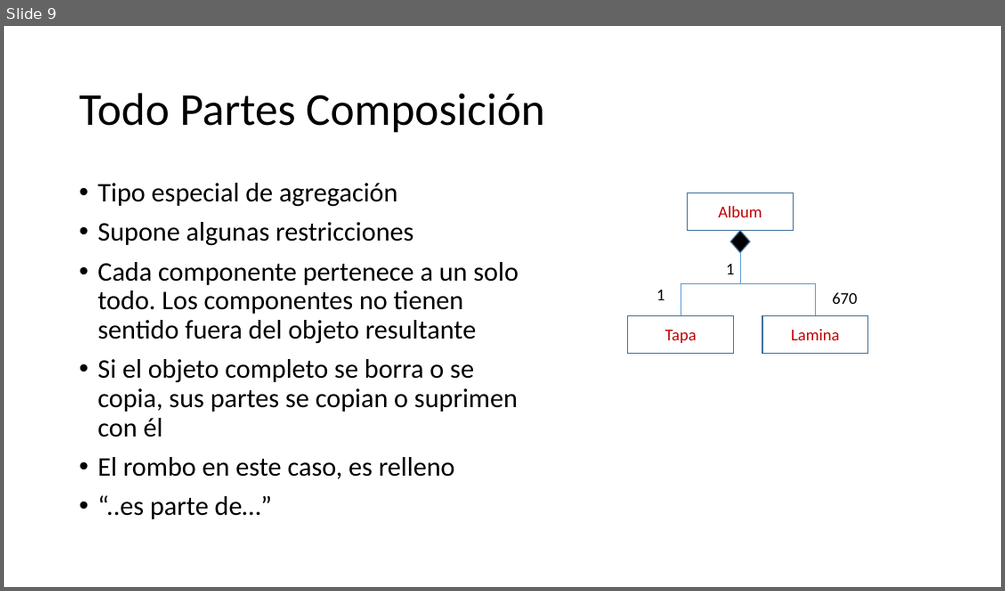
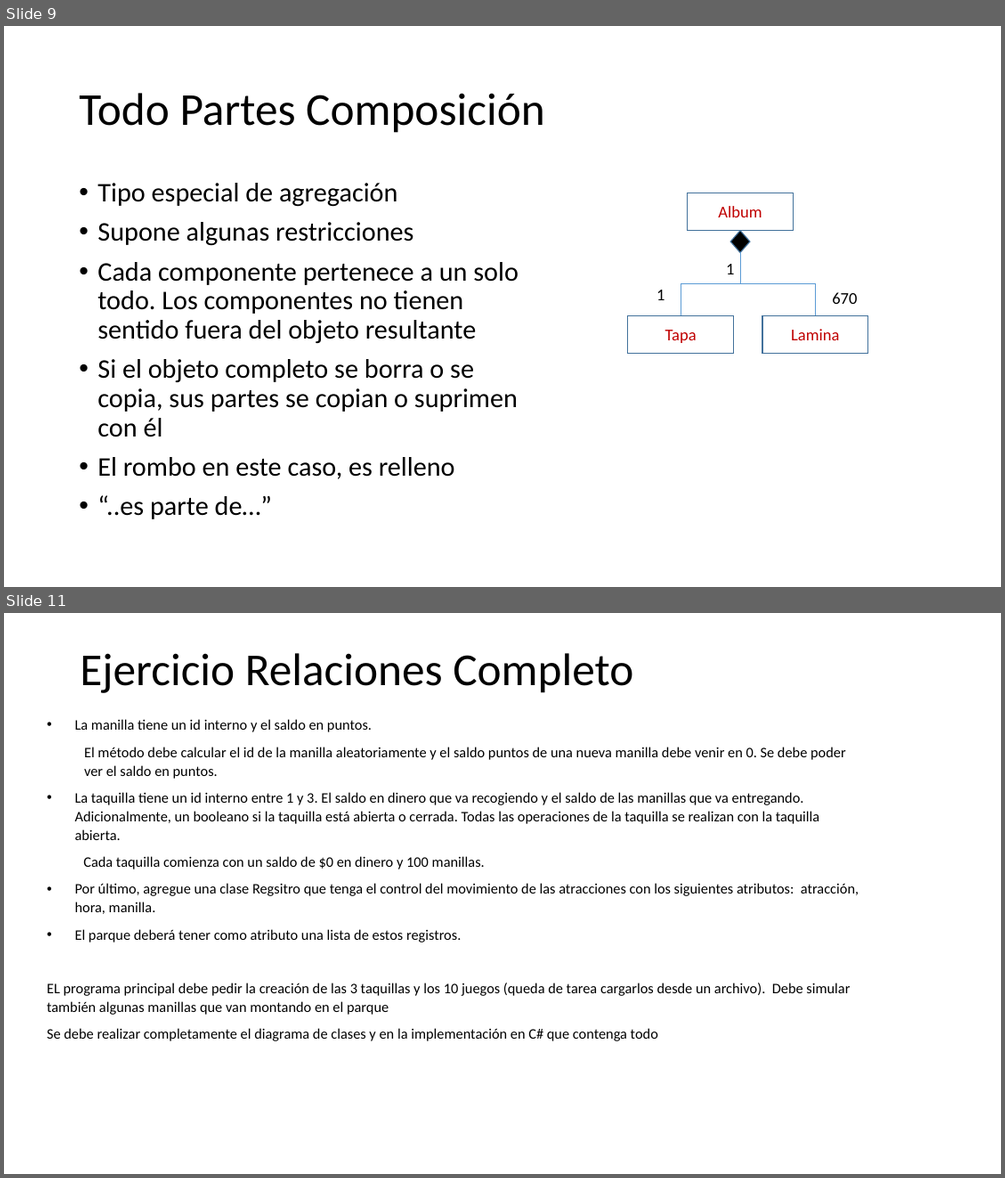
Before and after one commit to CesarLopez-Profe/Paradigmas_de_Programacion, a slide deck: Slides/POO/4 Relaciones entre clases.pptx. Shown one above the other, each under a label of ours: slide 9 before the commit, slides 9 and 11 after it; the slides between them are not shown. The pictures are 1005x591 and 1005x1178 pixels, drawn with LibreOffice and Linux fonts; fonts in the diff are those of the drawing; background and template pictures are left out. Boxes give left, top, right and bottom in pixels: in the first picture for what was removed or moved away, otherwise in the second. Text is boxed around its words. In the diff, an @@ line names an element or a change of style, - is before the commit and + after.

Commit message:
Ejercicio Parque

```diff
--- a/Slides/POO/4 Relaciones entre clases.pptx
+++ b/Slides/POO/4 Relaciones entre clases.pptx
@@ slide 11 added at (x1=4, y1=613, x2=1001, y2=1174), background picture (left out) @@
@@ title added at (x1=80, y1=653, x2=633, y2=693), 44 pt, text #000000 @@
+Ejercicio Relaciones Completo
@@ text added at (x1=47, y1=719, x2=858, y2=1041), 14 pt, text #000000 @@
+• La manilla tiene un id interno y el saldo en puntos.
+El método debe calcular el id de la manilla aleatoriamente y el saldo puntos de una nueva manilla debe venir en 0. Se debe poder ver el saldo en puntos.
+• La taquilla tiene un id interno entre 1 y 3. El saldo en dinero que va recogiendo y el saldo de las manillas que va entregando. Adicionalmente, un booleano si la taquilla está abierta o cerrada. Todas las operaciones de la taquilla se realizan con la taquilla abierta.
+Cada taquilla comienza con un saldo de $0 en dinero y 100 manillas.
+• Por último, agregue una clase Regsitro que tenga el control del movimiento de las atracciones con los siguientes atributos: atracción, hora, manilla.
+• El parque deberá tener como atributo una lista de estos registros.
+EL programa principal debe pedir la creación de las 3 taquillas y los 10 juegos (queda de tarea cargarlos desde un archivo). Debe simular también algunas manillas que van montando en el parque
+Se debe realizar completamente el diagrama de clases y en la implementación en C# que contenga todo
```
Also in this commit, not shown: 1 slide changed, 3 other files.
